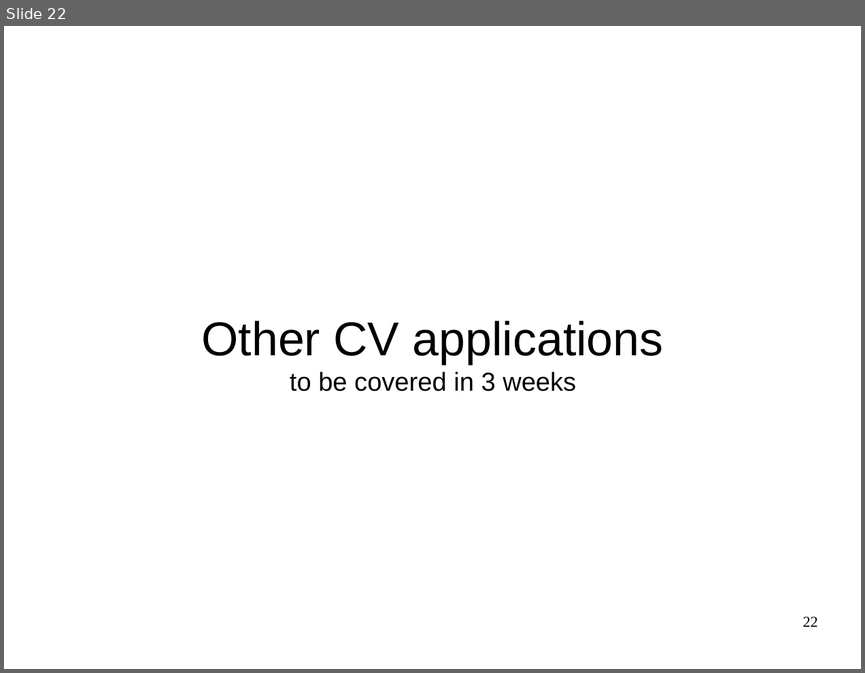
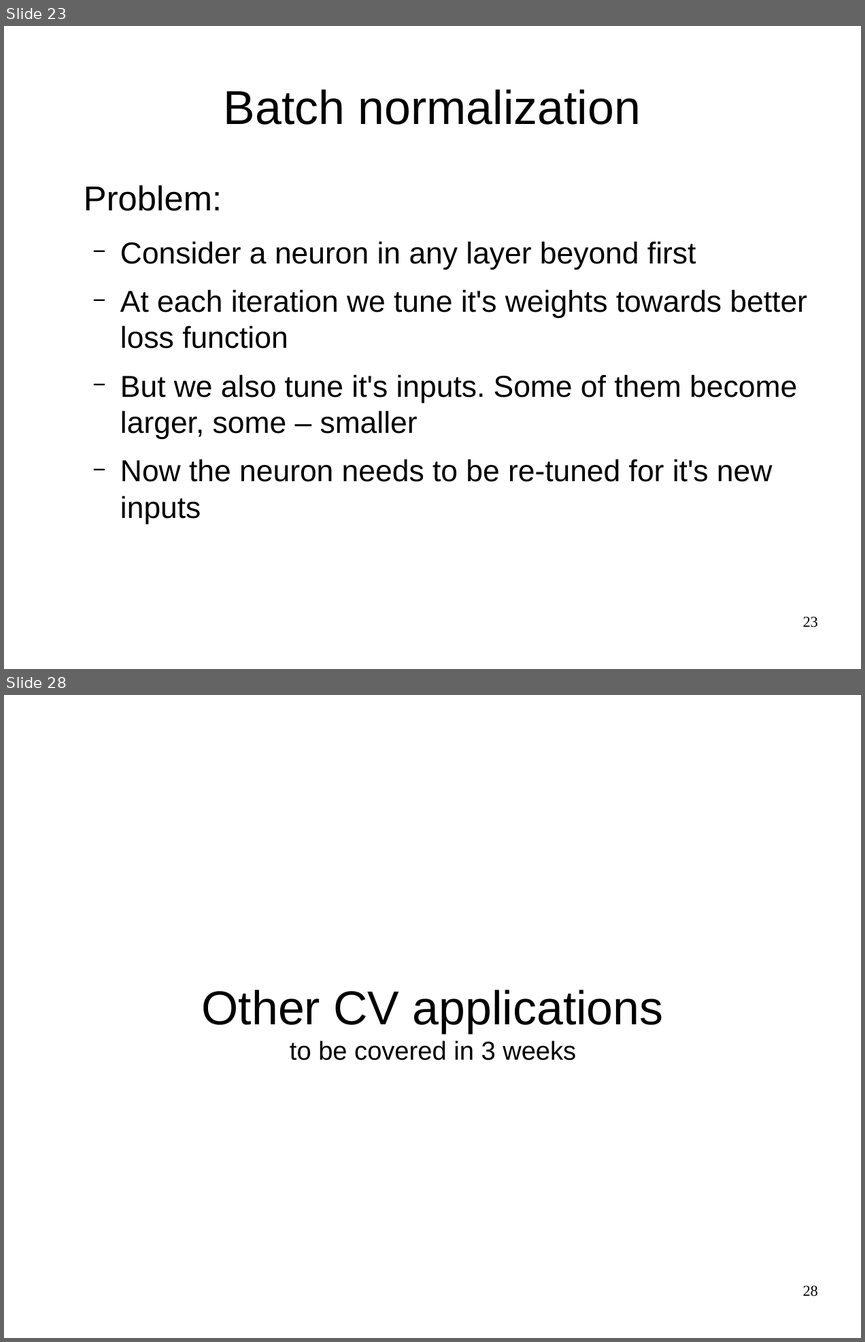
Before and after one commit to yandexdataschool/Practical_DL, a slide deck: week2/lecture2.odp. Shown one above the other, each under a label of ours: slide 22 before the commit, slides 23 and 28 after it; the slides between them are not shown. The pictures are 865x673 and 865x1342 pixels, drawn with LibreOffice and Linux fonts; fonts in the diff are those of the drawing. Boxes give left, top, right and bottom in pixels: in the first picture for what was removed or moved away, otherwise in the second. Text is boxed around its words. In the diff, an @@ line names an element or a change of style, - is before the commit and + after.

```diff
--- a/week2/lecture2.odp
+++ b/week2/lecture2.odp
@@ slide 23 added at [4, 26, 861, 669], background #FFFFFF @@
@@ title added at [224, 89, 640, 125], 44 pt, text #000000 @@
+Batch normalization
@@ text added at [84, 185, 807, 524], 28 pt, text #000000 @@
+Problem:
+  − Consider a neuron in any layer beyond first
+  − At each iteration we tune it's weights towards better loss function
+  − But we also tune it's inputs. Some of them become larger, some – smaller
+  − Now the neuron needs to be re-tuned for it's new inputs
@@ page number added at [803, 616, 818, 627], 14 pt, text #000000 @@
+23
@@ what was slide 22 is now slide 28 @@
@@ page number at [803, 1285, 818, 1296]: text changed @@
-22
+28
```
Also in this commit, not shown: 5 slides changed, 5 other slides added, 1 other file.
